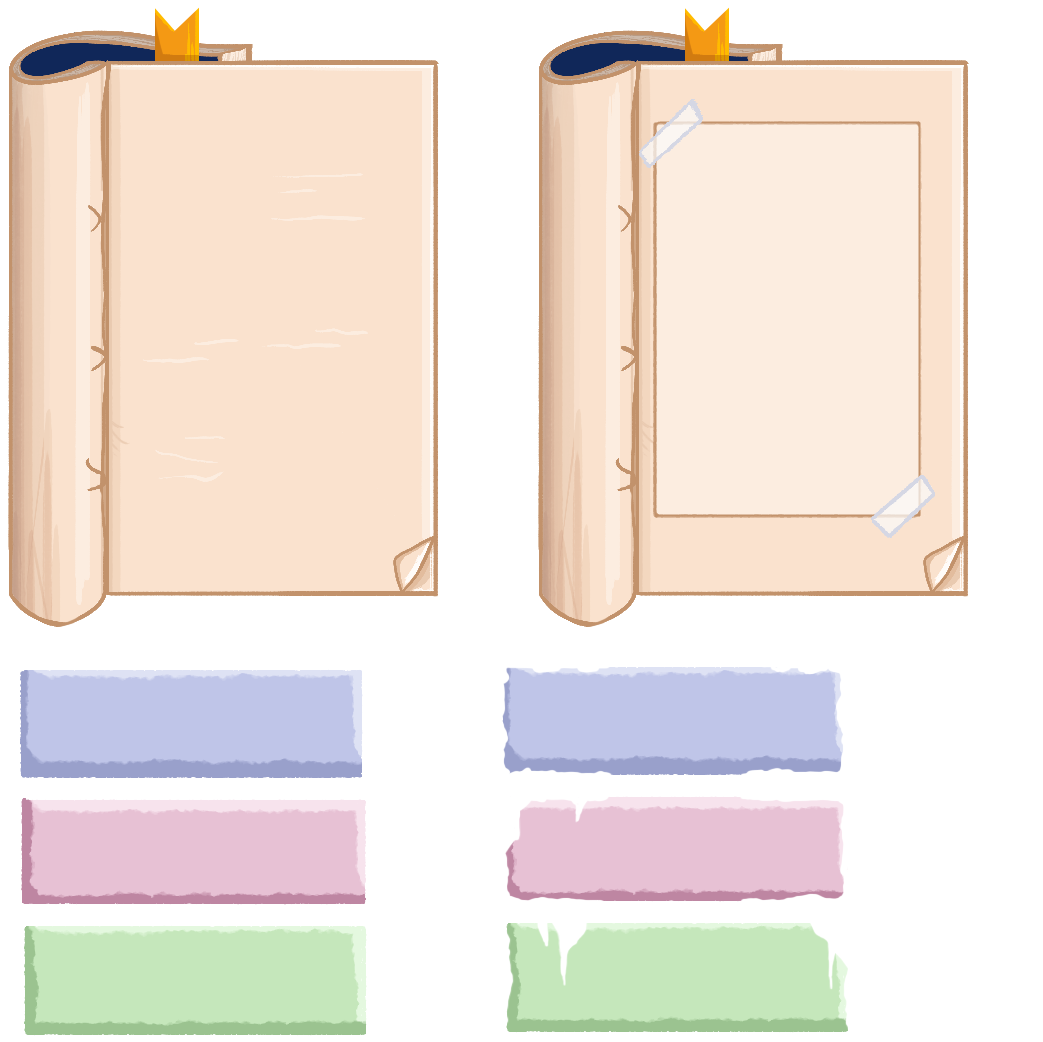
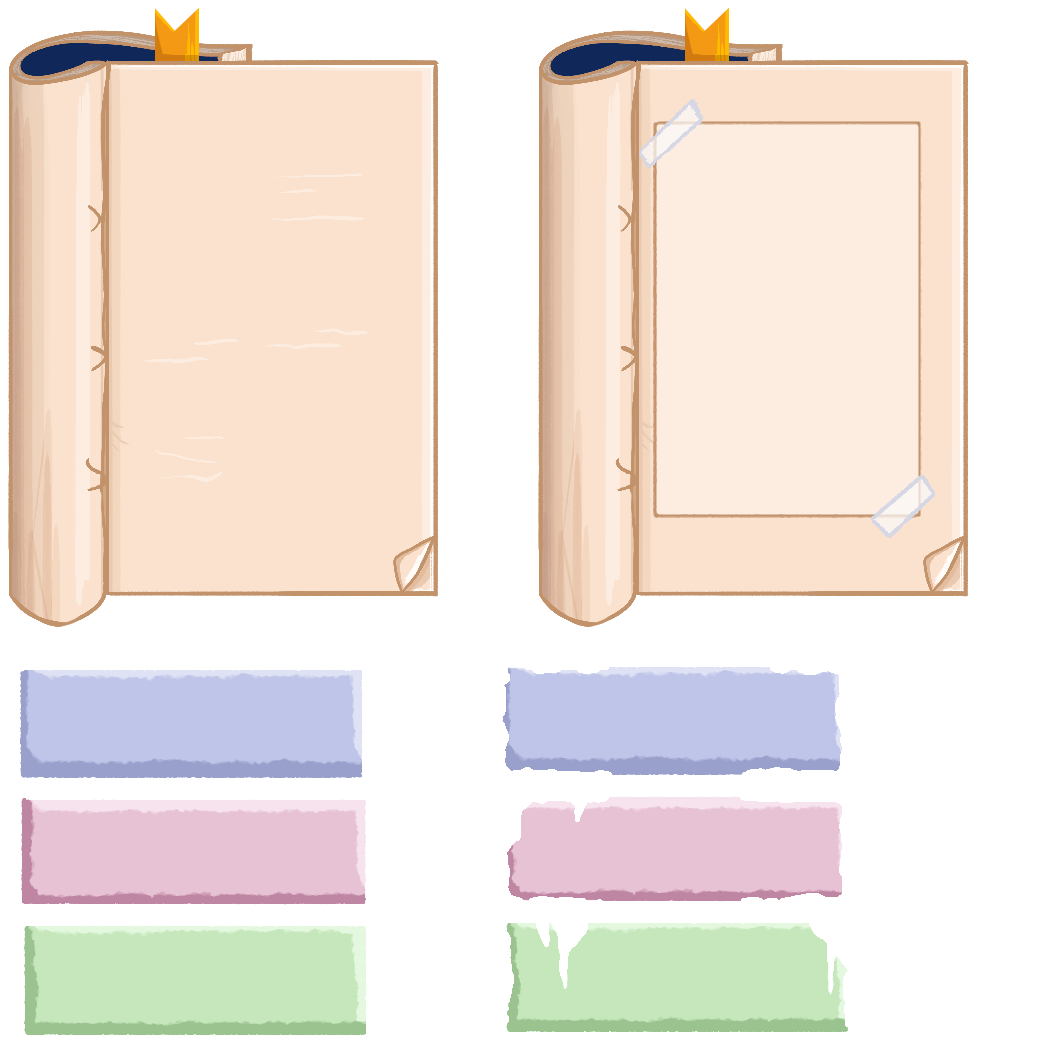
Revision of a layered 1043x1042 image; what changed, layer by layer:
painted on "Layer 22" over 502, 667, 848, 1027
